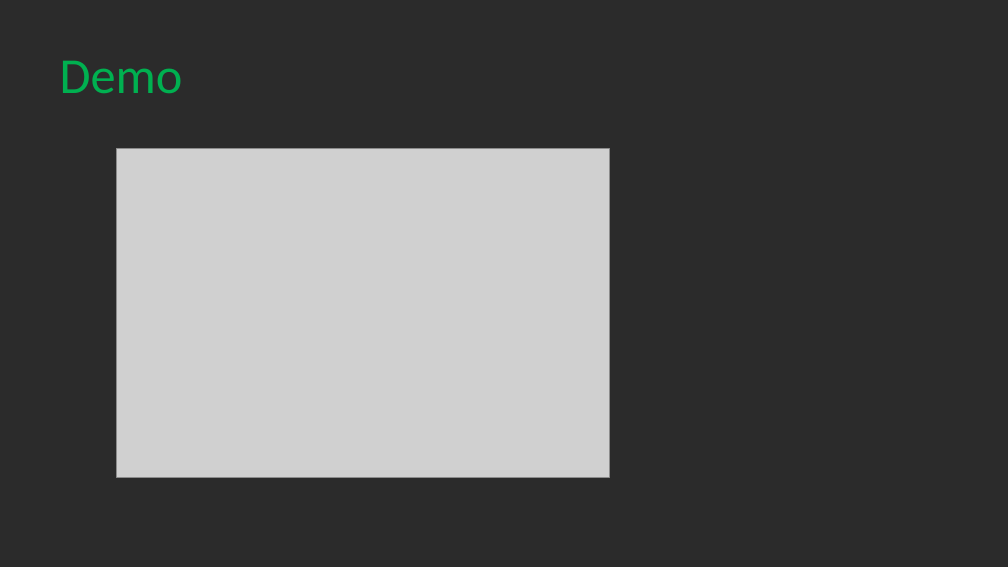
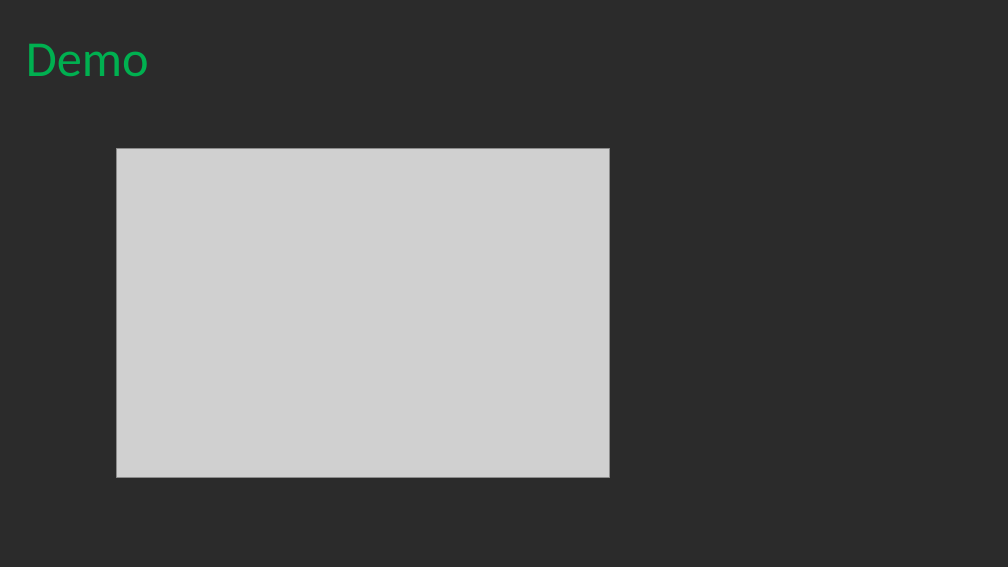
Before and after one commit to Randy0601/Soccer-Analysis, a slide deck: slide 7 of Presentation.pptx. Drawn at 1008x567 pixels with LibreOffice and Linux fonts; fonts in the diff are those of the drawing; grey boxes stand for pictures; background and template pictures are left out; a plain dark background stands for a picture behind light text. Boxes give left, top, right and bottom in pixels: in the first picture for what was removed or moved away, otherwise in the second. Text is boxed around its words. In the diff, an @@ line names an element or a change of style, - is before the commit and + after.

```diff
--- a/Presentation.pptx
+++ b/Presentation.pptx
@@ title "Demo": place and size @@
-title "Demo" at <box>60,60,183,94</box>
+title "Demo" at <box>26,43,149,77</box>
```
Also in this commit, not shown: 6 other slides changed.
